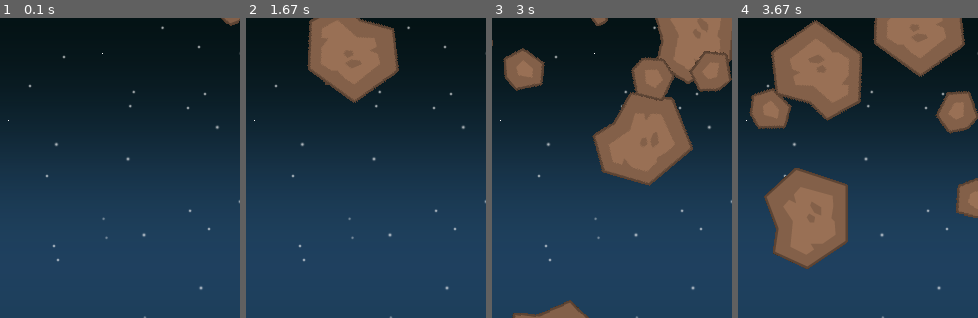
Above: before the commit, frames 1-4 (left to right).
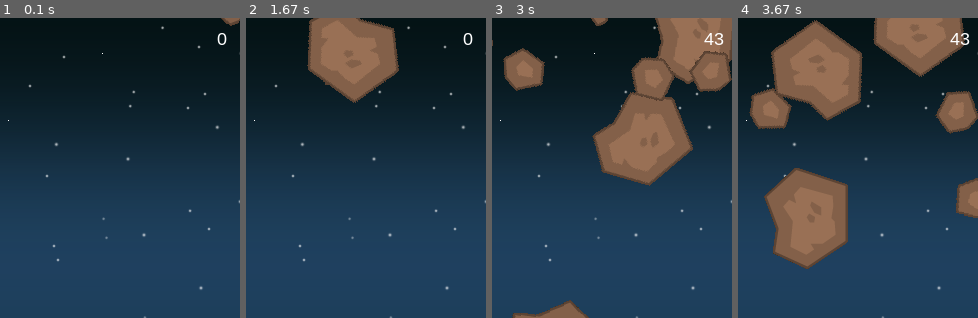
Above: after the commit, the same moments.

Repository: spddev/pyGameTutorials
Game: pygame game, started from shmup/shmup.py
The game is run twice, just before and just after one commit, with the same random seed, the same clock (stepped at 60 frames per second) and the same inputs.
Inputs:
- Up to frame 1 (0.1 s): no input
- Up to frame 2 (1.67 s): hold Right 0.33-0.8 s; hold Right 0.83-1.3 s; tap Space at 0.9, 1.2 s
- Up to frame 3 (3 s): hold Left 1.9-2.3 s; tap Space at 1.97, 2.27, 2.4, 2.7 s; hold Right 2.33-2.97 s
- Up to frame 4 (3.67 s): hold Left 3-3.47 s; tap Space at 3.07, 3.37, 3.57 s; hold Right from 3.5 s (still down)
The pictures show only the part of the screen within x 4-54%, y 0-50%; the shares and areas given below are measured in that part.

The runs differ from the first frame. In frame 1, less than 0.1% of the frame differs, in the area x 90-95%, y 5-9%; in frame 2, less than 0.1%; in frame 3, 0.2%; in frame 4, 0.2%, in the area x 88-97%, y 5-9%.

Commit message:
add score count

Diff:
--- a/shmup/shmup.py
+++ b/shmup/shmup.py
@@ -179,6 +179,7 @@
     screen.fill(BLACK)
     screen.blit(background, background_rect)
     all_sprites.draw(screen)
+    draw_text(screen, str(score), 18, WIDTH / 2, 10 )
     # *после* отрисовки чего-либо, переворачиваем дисплей
     pygame.display.flip()
 
